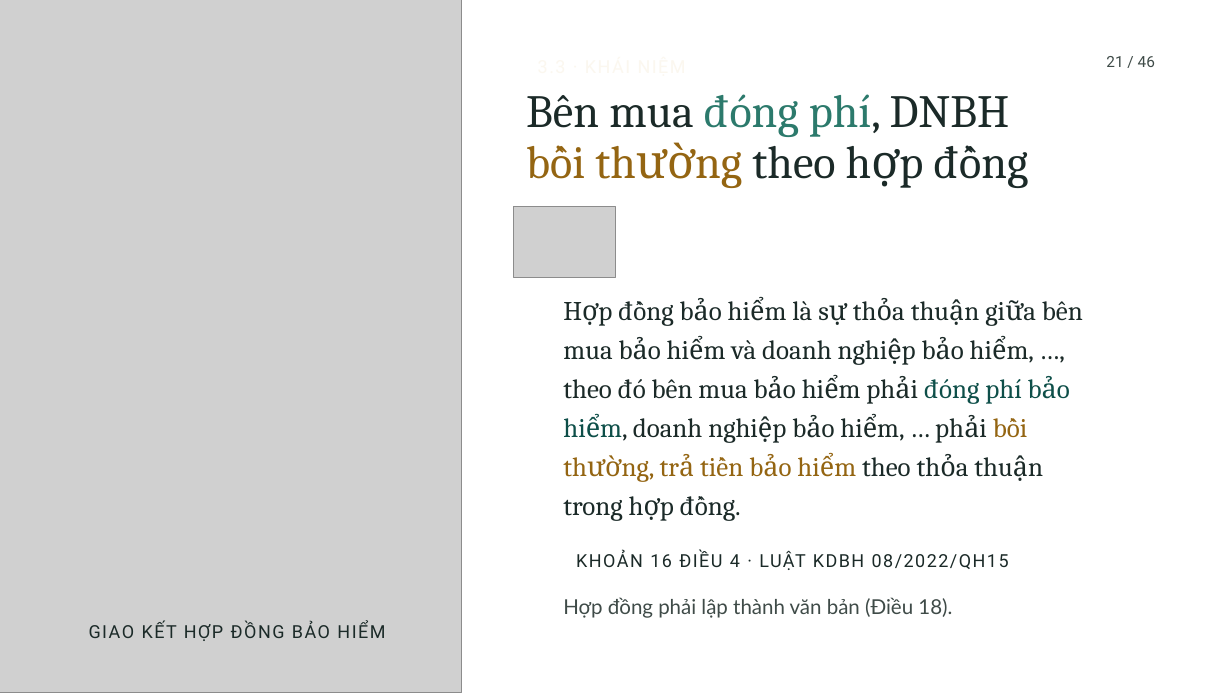
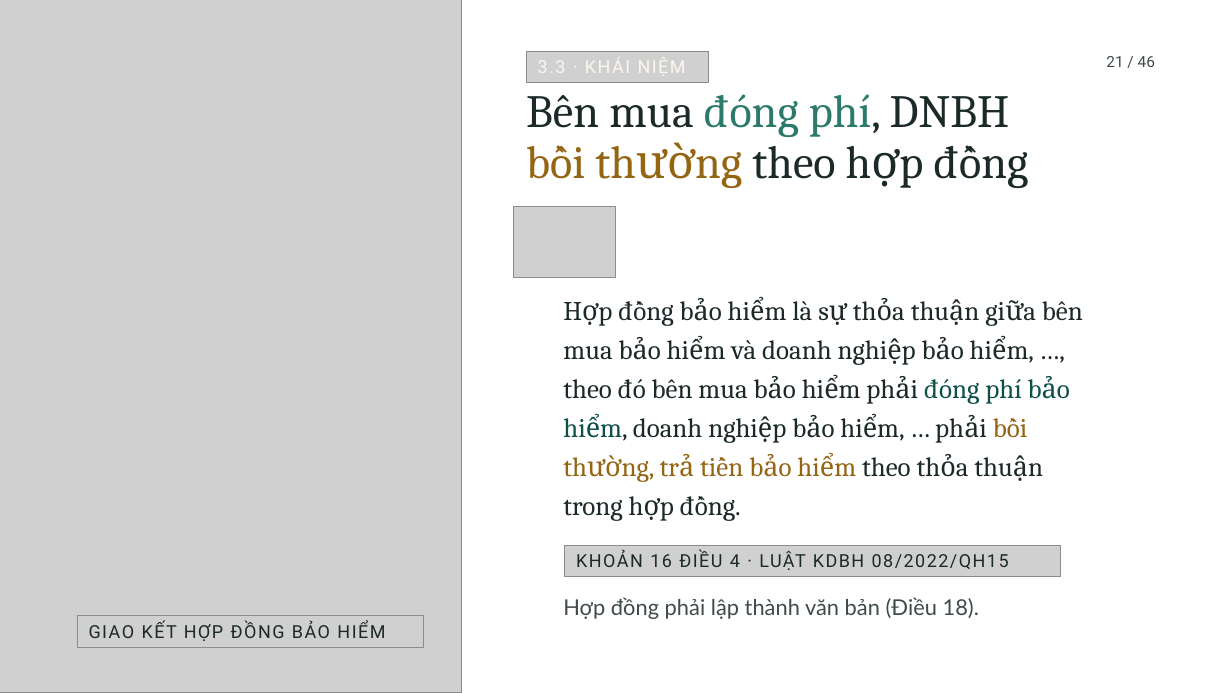
Before and after one commit to tranquanghaofake-dotcom/Law, a slide deck: slide 6 of docs/bai/ch3-bao-hiem-thuong-mai/mau-cong.pptx. Drawn at 1232x693 pixels with LibreOffice and Linux fonts; fonts in the diff are those of the drawing; grey boxes stand for pictures; background and template pictures are left out. Boxes give left, top, right and bottom in pixels: in the first picture for what was removed or moved away, otherwise in the second. Text is boxed around its words. In the diff, an @@ line names an element or a change of style, - is before the commit and + after.

```diff
--- a/docs/bai/ch3-bao-hiem-thuong-mai/mau-cong.pptx
+++ b/docs/bai/ch3-bao-hiem-thuong-mai/mau-cong.pptx
@@ picture added at [526, 52, 708, 83] @@
@@ picture added at [565, 545, 1061, 577] @@
@@ text "Hợp đồng phải lập thành ..." at [563, 597, 979, 619]: size 16 to 17 pt; line spacing 23.2pt to 23.8pt @@
@@ picture added at [77, 616, 423, 648] @@
```
Also in this commit, not shown: 7 other slides changed, 48 other files.
